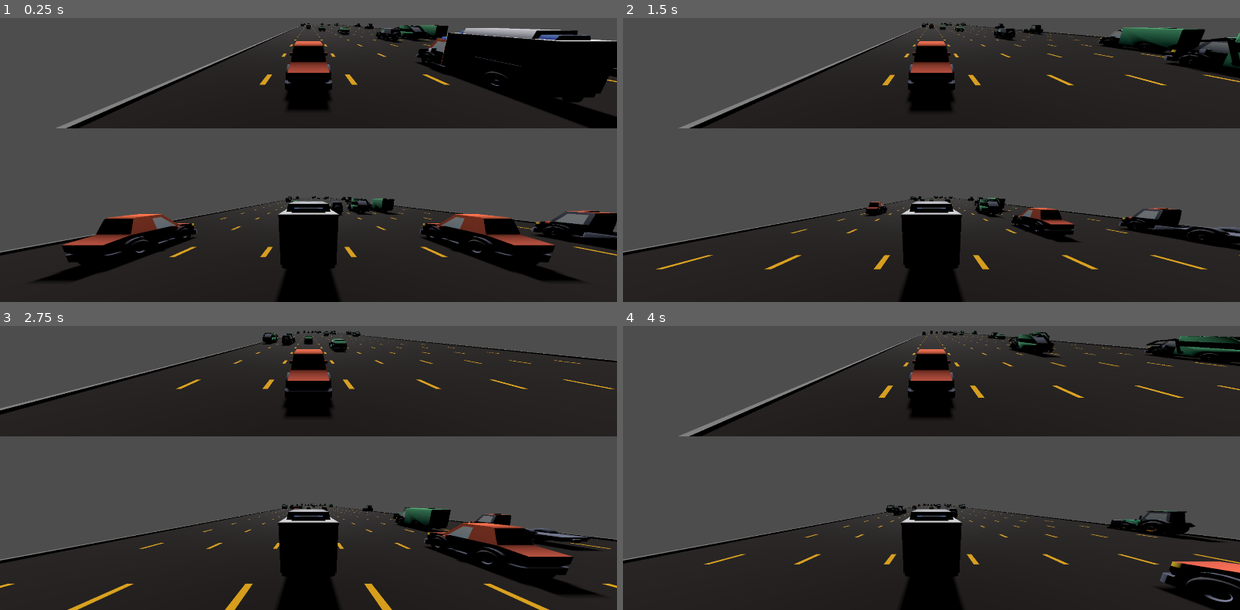
Above: before the commit, frames 1-4 (two rows, left to right).
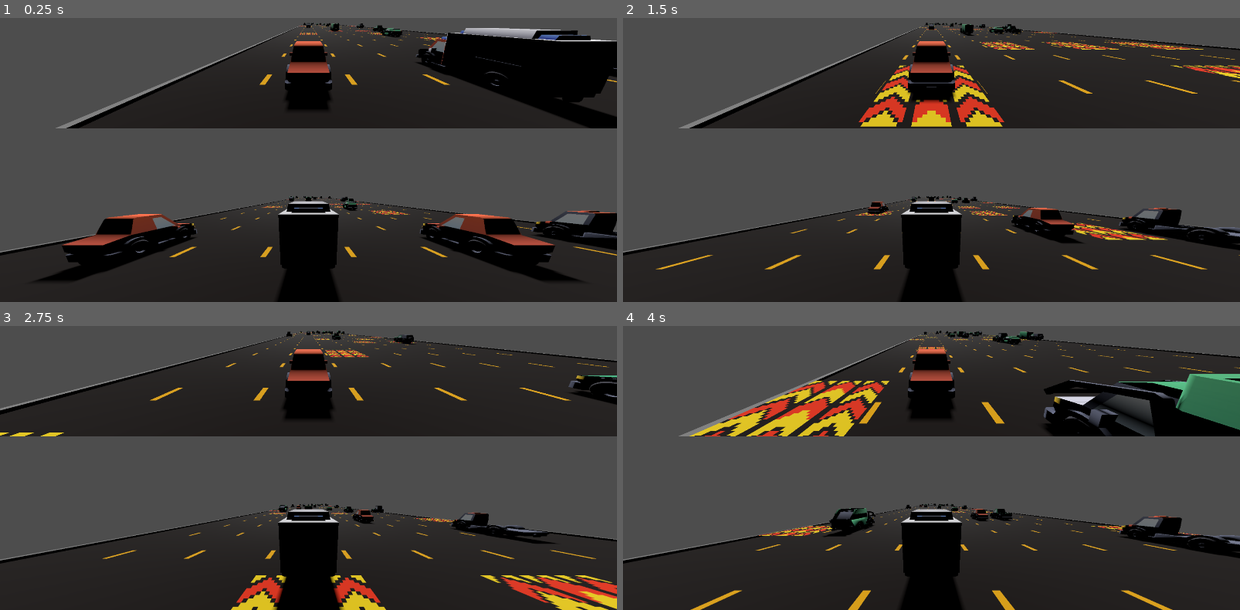
Above: after the commit, the same moments.

Repository: ethanbaedke/Race-Down-Roosevelt
Game: Godot game, scene res://game_manager.tscn
Same seed, same stepped clock (60 frames per second), same inputs: the game is played once before the commit and once after it.
Inputs:
- Up to frame 1 (0.25 s): no input
- Up to frame 2 (1.5 s): tap Enter at 0.5 s; hold D 0.53-1.28 s; tap C at 0.6 s; tap X at 0.8, 1.35 s; hold A from 1.28 s (still down)
- Up to frame 3 (2.75 s): tap C at 1.55, 2.1 s; release A at 2.03 s; hold D from 2.03 s (still down); tap X at 2.3 s
- Up to frame 4 (4 s): tap X at 2.85, 3.8 s; tap C at 3.05, 3.6 s; release D at 3.53 s; hold A from 3.53 s (still down)

The runs differ from the first frame. In frame 1, 1.2% of the frame differs, in the area x 42-73%, y 1-70%; in frame 2, 6.4%; in frame 3, 9.9%; in frame 4, 15%, in the area x 10-100%, y 1-100%.

Commit message:
Abstracted node pooling and added boost pads.

Diff:
--- /dev/null
+++ b/race-down-roosevelt/helpers/random_node_pool.gd
@@ -0,0 +1,78 @@
+class_name RandomNodePool extends Resource
+
+@export var entries:Array[RandomNodePoolEntry] = []
+@export var debug_name:String = "Unkown"
+
+# Holds arrays of recycled traffic vehicle instances. Each array is a different traffic vehicle node_ind and mimics the traffic vehicles array.
+var _pool:Array[Array] = []
+var _active_instances:Array[Node] = []
+var _active_instance_indices:Array[int] = []
+
+func initialize() -> void:
+
+	# Cleanup any existing data. Will only matter if pool is initialized more than once.
+	for n_list:Array[Node] in _pool:
+		for n:Node in n_list:
+			n.queue_free()
+	_pool.clear()
+	for n:Node in _active_instances:
+		n.queue_free()
+	_active_instances.clear()
+	_active_instance_indices.clear()
+
+	_pool.resize(entries.size())
+
+# Returns a random instantiated node from entries, and null if entries is empty or an unexpected error occurs.
+func get_node() -> Node:
+
+	if (_pool.size() != entries.size()):
+		RdrLogger.fatal(self, get_node.get_method() + " expects pool to have size equal to the entries array.")
+		return null
+
+	if (_pool.size() == 0):
+		RdrLogger.warn(self, "No packed scenes exist in the entries array. Returning null.")
+		return null
+
+	var total_weight:float = 0.0
+	for entry:RandomNodePoolEntry in entries:
+		total_weight += entry.weight
+	var rand_target:float = randf_range(0.0, total_weight)
+	var current:float = 0.0
+	var i:int = 0
+	while (i < entries.size() && current < rand_target):
+		current += entries[i].weight
+		i += 1
+	var node_ind:int = i - 1
+
+	# Pool is empty for this node_ind, create a new instance.
+	if (_pool[node_ind].size() == 0):
+		RdrLogger.log(self, "Creating new " + debug_name + " instance (total = " + str(_active_instances.size()) + ").")
+		var instance:Node = entries[node_ind].scene.instantiate()
+		_active_instances.append(instance)
+		_active_instance_indices.append(node_ind)
+		return instance
+	# Pool contains an entry for this traffic vehicle, remove and return it.
+	else:
+		RdrLogger.log(self, "Reusing " + debug_name + " instance from pool.")
+		var end_ind:int = _pool[node_ind].size() - 1
+		var instance:Node = _pool[node_ind][end_ind]
+		_active_instances.append(instance)
+		_active_instance_indices.append(node_ind)
+		_pool[node_ind].remove_at(end_ind)
+		return instance
+
+# Pass a function that takes in a node from the pool and returns a boolean representing whether or not it is ready to be cleaned up.
+func run_cleanup(is_ready_for_cleanup:Callable) -> void:
+
+	var i:int = 0
+	while (i < _active_instances.size()):
+		if (is_ready_for_cleanup.call(_active_instances[i])):
+			RdrLogger.log(self, "Recycling " + debug_name + " instance.")
+			var parent:Node = _active_instances[i].get_parent()
+			if (parent != null):
+				parent.remove_child(_active_instances[i])
+			_pool[_active_instance_indices[i]].append(_active_instances[i])
+			_active_instances.remove_at(i)
+			_active_instance_indices.remove_at(i)
+		else:
+			i += 1
--- a/race-down-roosevelt/helpers/weighted_table_entry.gd
+++ b/race-down-roosevelt/helpers/random_node_pool_entry.gd
@@ -1,4 +1,4 @@
-class_name WeightedTableEntry extends Resource
+class_name RandomNodePoolEntry extends Resource
 
 @export var scene:PackedScene = null
 @export var weight:int = 1
--- a/race-down-roosevelt/race/race.gd
+++ b/race-down-roosevelt/race/race.gd
@@ -14,6 +14,8 @@
 var _race_setup:bool = false
 
 var _racer_vehicles:Array[RacerVehicle] = []
+
+var _finish_line_placed:bool = false
 
 var _leaderboard_data:Array[RacerObject] = []
 
@@ -104,6 +106,7 @@
 		RdrLogger.log(self, "Position " + str(i + 1) + ": " + _leaderboard_data[i].name + ".")
 
 	_leaderboard.load_data(_leaderboard_data)
+
 	await get_tree().create_timer(LEADERBOARD_DISPLAY_TIME).timeout
 	ready_for_cleanup.emit()
 
@@ -116,15 +119,10 @@
 # Z-distance between road rows.
 const ROAD_ROW_SPACING:float = 3.0
 
-const TRAFFIC_VEHICLES:Array[PackedScene] = [
-	preload("res://vehicles/traffic_vehicles/delivery_truck.tscn"),
-	preload("res://vehicles/traffic_vehicles/garbage_truck.tscn"),
-	preload("res://vehicles/traffic_vehicles/hatchback.tscn"),
-	preload("res://vehicles/traffic_vehicles/pickup_truck.tscn"),
-	preload("res://vehicles/traffic_vehicles/suv.tscn"),
-	preload("res://vehicles/traffic_vehicles/tractor.tscn")
-]
 const TRAFFIC_SPAWN_COOLDOWN:int = 10
+
+@export var traffic_vehicle_pool:RandomNodePool = null
+@export var road_object_pool:RandomNodePool = null
 
 @onready var _road_parent:Node3D = $Road
 @onready var _traffic_parent:Node3D = $Traffic
@@ -134,17 +132,15 @@
 @onready var _road_right_barrier:MeshInstance3D = $Road/RightBarrier
 
 var traffic_spawn_chance:float = 0.1
+var road_object_spawn_chance:float = 0.5
 
 var _finish_line_scene:PackedScene = preload("res://road/road_row_finish_line.tscn")
 
 # Tracks how many road rows need to be placed before a lane is allowed to spawn another traffic vehicle.
 # Lanes with a value of 0 at their index are allowed to spawn a vehicle.
 var _traffic_spawn_cooldowns:Array[int] = []
-# Holds arrays of recycled traffic vehicle instances. Each array is a different traffic vehicle type and mimics the traffic vehicles array.
-var _traffic_vehicle_pool:Array[Array] = []
-var _active_traffic_vehicle_instances:Array[TrafficVehicle] = []
-var _active_traffic_vehicle_pool_indices:Array[int] = []
-var _can_spawn_traffic:bool = true
+# Ensure two road objects are not spawned back-to-back.
+var _road_object_spawned_last_row:bool = false
 
 # What z-coordinate the next road row should be spawned at.
 var _next_road_row_z:float = ROAD_ROW_SPACING
@@ -159,29 +155,48 @@
 	_next_road_row_z -= amount
 
 # Expects traffic spawn cooldowns array to have size equal to the number of lanes.
-func _place_traffic_row(z_pos:float) -> void:
-
-	if (!_can_spawn_traffic):
+func _handle_traffic_vehicle_placement(z_pos:float) -> void:
+
+	if (_finish_line_placed):
 		return
 	if (_traffic_spawn_cooldowns.size() != NUM_LANES):
-		RdrLogger.fatal(self, _place_traffic_row.get_method() + " expects traffic spawn cooldowns array to have size equal to number of lanes.")
+		RdrLogger.fatal(self, _handle_traffic_vehicle_placement.get_method() + " expects traffic spawn cooldowns array to have size equal to number of lanes.")
 
 	# Spawn traffic.
 	for i:int in range(NUM_LANES):
 		if (_traffic_spawn_cooldowns[i] == 0):
 			# Lane is off cooldown, roll to spawn.
 			if (randf_range(0.0, 1.0) <= traffic_spawn_chance):
-				var vehicle_ind:int = randi_range(0, TRAFFIC_VEHICLES.size() - 1)
-				var vehicle:TrafficVehicle = _get_traffic_vehicle_from_pool(vehicle_ind)
+				var vehicle:TrafficVehicle = traffic_vehicle_pool.get_node()
 				if (vehicle == null):
 					return
 				_traffic_spawn_cooldowns[i] = TRAFFIC_SPAWN_COOLDOWN
+				_traffic_parent.add_child(vehicle)
 				vehicle.position.x = ((NUM_LANES - 1 - i) * LANE_SPACING) - (NUM_LANES * LANE_SPACING * 0.5) + (LANE_SPACING * 0.5)
 				vehicle.position.z = z_pos
 				vehicle.enable_vehicle()
 		else:
 			# Lane is on cooldown, decrement.
 			_traffic_spawn_cooldowns[i] -= 1
+
+func _handle_road_object_placement(z_pos:float) -> void:
+
+	if (_finish_line_placed):
+		return
+
+	if (_road_object_spawned_last_row):
+		_road_object_spawned_last_row = false
+		return
+
+	if (randf_range(0.0, 1.0) > road_object_spawn_chance):
+		return
+
+	var obj:Node3D = road_object_pool.get_node()
+	if (obj == null):
+		return
+	_road_parent.add_child(obj)
+	obj.position.z = z_pos
+	_road_object_spawned_last_row = true
 
 # Preferably, amount is a multiple of the road row spacing to avoid partial rows.
 # Extends in the +z direction (adds road to the front).
@@ -213,35 +228,6 @@
 	var right_barrier_mesh:BoxMesh = _road_right_barrier.mesh
 	right_barrier_mesh.size.z -= amount
 
-# Expects traffic vehicle pool to have size equal to the traffic vehicle array.
-func _get_traffic_vehicle_from_pool(index:int) -> TrafficVehicle:
-
-	if (_traffic_vehicle_pool.size() != TRAFFIC_VEHICLES.size()):
-		RdrLogger.fatal(self, _get_traffic_vehicle_from_pool.get_method() + " expects traffic vehicle pool to have size equal to the traffic vehicle array.")
-		return null
-
-	if (index < 0 || index >= _traffic_vehicle_pool.size()):
-		RdrLogger.error(self, "Attempting to grab instance from traffic vehicle pool, but index " + str(index) + " is outside the range of the pool.")
-		return null
-
-	# Pool is empty for this traffic vehicle type, create a new instance.
-	if (_traffic_vehicle_pool[index].size() == 0):
-		RdrLogger.log(self, "Creating new traffic vehicle instance (total = " + str(_active_traffic_vehicle_instances.size()) + ").")
-		var instance:TrafficVehicle = TRAFFIC_VEHICLES[index].instantiate()
-		_active_traffic_vehicle_instances.append(instance)
-		_active_traffic_vehicle_pool_indices.append(index)
-		_traffic_parent.add_child(instance)
-		return instance
-	# Pool contains an entry for this traffic vehicle, remove and return it.
-	else:
-		RdrLogger.log(self, "Reusing traffic vehicle instance from pool.")
-		var end_ind:int = _traffic_vehicle_pool[index].size() - 1
-		var instance:TrafficVehicle = _traffic_vehicle_pool[index][end_ind]
-		_active_traffic_vehicle_instances.append(instance)
-		_active_traffic_vehicle_pool_indices.append(index)
-		_traffic_vehicle_pool[index].remove_at(end_ind)
-		return instance
-
 func _handle_road_placement() -> void:
 
 	var order:Array[RacerVehicle] = get_racer_order()
@@ -251,14 +237,13 @@
 	while (_next_road_row_z - first_place_z < ROAD_PLACE_DIST):
 		if (_road_rows_placed != RACE_LENGTH):
 			_extend_road(ROAD_ROW_SPACING)
-			_place_traffic_row(_next_road_row_z)
+			_handle_traffic_vehicle_placement(_next_road_row_z)
+			_handle_road_object_placement(_next_road_row_z)
 			_next_road_row_z += ROAD_ROW_SPACING
 			_road_rows_placed += 1
 		else:
 			_extend_road(ROAD_ROW_SPACING)
 			_place_finish_line()
-			# Do not spawn traffic beyond the finish line.
-			_can_spawn_traffic = false
 			_road_rows_placed += 1
 
 func _place_finish_line() -> void:
@@ -269,9 +254,11 @@
 	finish.position.z = _next_road_row_z
 
 	# Disable any traffic vehicles beyond the finish line when it spawns.
-	for vehicle:TrafficVehicle in _active_traffic_vehicle_instances:
-		if (vehicle.global_position.z > finish.global_position.z):
-			vehicle.disable_vehicle()
+	traffic_vehicle_pool.run_cleanup(func (n:Node3D) -> bool:
+		return n.global_position.z > finish.global_position.z
+	)
+
+	_finish_line_placed = true
 
 func _handle_cleanup() -> void:
 
@@ -288,19 +275,18 @@
 	# This isn't necessary, but I would prefer the road to never have a partial row.
 	var num_rows_to_shrink:int = (to_shrink / ROAD_ROW_SPACING) as int
 	var to_shrink_final:float = num_rows_to_shrink * ROAD_ROW_SPACING
+	print(to_shrink_final)
 	_shrink_road(to_shrink_final)
 
-	# Pool traffic.
-	var i:int = 0
-	while (i < _active_traffic_vehicle_instances.size()):
-		if (_active_traffic_vehicle_instances[i].position.z < cleanup_z):
-			RdrLogger.log(self, "Recycling traffic vehicle instance.")
-			_active_traffic_vehicle_instances[i].disable_vehicle()
-			_traffic_vehicle_pool[_active_traffic_vehicle_pool_indices[i]].append(_active_traffic_vehicle_instances[i])
-			_active_traffic_vehicle_instances.remove_at(i)
-			_active_traffic_vehicle_pool_indices.remove_at(i)
-		else:
-			i += 1
+	# Cleanup traffic vehicles.
+	traffic_vehicle_pool.run_cleanup(func (n:Node3D) -> bool:
+		return n.position.z < cleanup_z
+	)
+
+	# Cleanup road objects.
+	road_object_pool.run_cleanup(func (n:Node3D) -> bool:
+		return n.position.z < cleanup_z
+	)
 
 #endregion
 
@@ -344,8 +330,16 @@
 
 	RdrLogger.log(self, "Setting up race.")
 
+	if (traffic_vehicle_pool == null):
+		RdrLogger.warn(self, "Traffic vehicle pool is empty. Creating new instance.")
+		traffic_vehicle_pool = RandomNodePool.new()
+	traffic_vehicle_pool.initialize()
+	if (road_object_pool == null):
+		RdrLogger.warn(self, "Road object pool is empty. Creating new instance.")
+		road_object_pool = RandomNodePool.new()
+	road_object_pool.initialize()
+
 	_traffic_spawn_cooldowns.resize(NUM_LANES)
-	_traffic_vehicle_pool.resize(TRAFFIC_VEHICLES.size())
 
 	# TODO: Reset asphalt/barrier mesh and material properties here.
 
--- a/race-down-roosevelt/race/race.tscn
+++ b/race-down-roosevelt/race/race.tscn
@@ -1,10 +1,66 @@
 [gd_scene format=3 uid="uid://d381mmv3sxx7j"]
 
 [ext_resource type="Script" uid="uid://c4j85t8xu0nvo" path="res://race/race.gd" id="1_6dlvr"]
+[ext_resource type="Script" uid="uid://clyn63xl4tio5" path="res://helpers/random_node_pool_entry.gd" id="2_c8320"]
+[ext_resource type="PackedScene" uid="uid://b4g8quj8iukwa" path="res://vehicles/traffic_vehicles/delivery_truck.tscn" id="3_c8320"]
+[ext_resource type="Script" uid="uid://bonfni7lag8hs" path="res://helpers/random_node_pool.gd" id="4_01boi"]
+[ext_resource type="PackedScene" uid="uid://dfvhq5srp11if" path="res://vehicles/traffic_vehicles/garbage_truck.tscn" id="4_cyu3u"]
 [ext_resource type="Texture2D" uid="uid://bphsvdqsicl7h" path="res://road/road_straight.png" id="4_iqn4a"]
+[ext_resource type="PackedScene" uid="uid://8t5pwnixghwp" path="res://road/boost_pad_row.tscn" id="5_g0dry"]
+[ext_resource type="PackedScene" uid="uid://cke0aayvgrwgx" path="res://vehicles/traffic_vehicles/hatchback.tscn" id="5_g7srd"]
 [ext_resource type="Script" uid="uid://dp5p80aakxu84" path="res://race/racer_object.gd" id="6_g1gks"]
+[ext_resource type="PackedScene" uid="uid://cl383nkr52efo" path="res://vehicles/traffic_vehicles/pickup_truck.tscn" id="6_xiy3d"]
 [ext_resource type="Script" uid="uid://c8hh1wvayq5by" path="res://race/race_parameters.gd" id="7_c8320"]
+[ext_resource type="PackedScene" uid="uid://cc26mgstv85qb" path="res://vehicles/traffic_vehicles/suv.tscn" id="7_ru474"]
 [ext_resource type="Script" uid="uid://7psf6ks7j2k4" path="res://race/scoreboard.gd" id="8_c8320"]
+[ext_resource type="PackedScene" uid="uid://ky3hthej5g56" path="res://vehicles/traffic_vehicles/tractor.tscn" id="8_xt8ap"]
+
+[sub_resource type="Resource" id="Resource_0lns8"]
+script = ExtResource("2_c8320")
+scene = ExtResource("3_c8320")
+metadata/_custom_type_script = "uid://clyn63xl4tio5"
+
+[sub_resource type="Resource" id="Resource_yiuc0"]
+script = ExtResource("2_c8320")
+scene = ExtResource("4_cyu3u")
+metadata/_custom_type_script = "uid://clyn63xl4tio5"
+
+[sub_resource type="Resource" id="Resource_klqtr"]
+script = ExtResource("2_c8320")
+scene = ExtResource("5_g7srd")
+metadata/_custom_type_script = "uid://clyn63xl4tio5"
+
+[sub_resource type="Resource" id="Resource_g63gw"]
+script = ExtResource("2_c8320")
+scene = ExtResource("6_xiy3d")
+metadata/_custom_type_script = "uid://clyn63xl4tio5"
+
+[sub_resource type="Resource" id="Resource_mudrt"]
+script = ExtResource("2_c8320")
+scene = ExtResource("7_ru474")
+metadata/_custom_type_script = "uid://clyn63xl4tio5"
+
+[sub_resource type="Resource" id="Resource_yqwes"]
+script = ExtResource("2_c8320")
+scene = ExtResource("8_xt8ap")
+metadata/_custom_type_script = "uid://clyn63xl4tio5"
+
+[sub_resource type="Resource" id="Resource_cyu3u"]
+script = ExtResource("4_01boi")
+entries = Array[ExtResource("2_c8320")]([SubResource("Resource_0lns8"), SubResource("Resource_yiuc0"), SubResource("Resource_klqtr"), SubResource("Resource_g63gw"), SubResource("Resource_mudrt"), SubResource("Resource_yqwes")])
+debug_name = "Traffic Vehicle"
+metadata/_custom_type_script = "uid://bonfni7lag8hs"
+
+[sub_resource type="Resource" id="Resource_g7srd"]
+script = ExtResource("2_c8320")
+scene = ExtResource("5_g0dry")
+metadata/_custom_type_script = "uid://clyn63xl4tio5"
+
+[sub_resource type="Resource" id="Resource_xiy3d"]
+script = ExtResource("4_01boi")
+entries = Array[ExtResource("2_c8320")]([SubResource("Resource_g7srd")])
+debug_name = "Road Object"
+metadata/_custom_type_script = "uid://bonfni7lag8hs"
 
 [sub_resource type="Resource" id="Resource_g1gks"]
 script = ExtResource("6_g1gks")
@@ -50,6 +106,8 @@
 
 [node name="Race" type="Node3D" unique_id=1363738947]
 script = ExtResource("1_6dlvr")
+traffic_vehicle_pool = SubResource("Resource_cyu3u")
+road_object_pool = SubResource("Resource_xiy3d")
 race_parameters = SubResource("Resource_vhq2c")
 
 [node name="DirectionalLight3D" type="DirectionalLight3D" parent="." unique_id=327752361]
@@ -121,7 +179,7 @@
 
 [node name="SubViewport" type="SubViewport" parent="ViewportSetup2p/SplitContainer/P1SubViewportContainer" unique_id=1124966520]
 handle_input_locally = false
-size = Vector2i(1920, 540)
+size = Vector2i(2, 2)
 render_target_update_mode = 0
 
 [node name="P1Cam2p" type="Camera3D" parent="ViewportSetup2p/SplitContainer/P1SubViewportContainer/SubViewport" unique_id=1614703854]
@@ -133,7 +191,7 @@
 
 [node name="SubViewport" type="SubViewport" parent="ViewportSetup2p/SplitContainer/P2SubViewportContainer" unique_id=2138917841]
 handle_input_locally = false
-size = Vector2i(1920, 540)
+size = Vector2i(2, 2)
 render_target_update_mode = 0
 
 [node name="P2Cam2p" type="Camera3D" parent="ViewportSetup2p/SplitContainer/P2SubViewportContainer/SubViewport" unique_id=950310841]
--- /dev/null
+++ b/race-down-roosevelt/road/boost_pad.gd
@@ -0,0 +1,13 @@
+class_name BoostPad extends Node3D
+
+@onready var _collision_area:Area3D = $Area3D
+
+func _ready() -> void:
+
+	_collision_area.area_entered.connect(_on_collision_area_entered)
+
+func _on_collision_area_entered(area:Area3D) -> void:
+
+	var parent:Node3D = area.get_parent()
+	if (parent is RacerVehicle):
+		parent.boost()
--- /dev/null
+++ b/race-down-roosevelt/road/boost_pad.tscn
@@ -0,0 +1,29 @@
+[gd_scene format=3 uid="uid://c527cu4sul3wh"]
+
+[ext_resource type="Script" uid="uid://dm4qerk42yu7v" path="res://road/boost_pad.gd" id="1_fcabv"]
+[ext_resource type="Texture2D" uid="uid://c05vxg83j4srj" path="res://road/boost_pad.png" id="2_7ko8f"]
+
+[sub_resource type="StandardMaterial3D" id="StandardMaterial3D_fcabv"]
+albedo_texture = ExtResource("2_7ko8f")
+texture_filter = 0
+
+[sub_resource type="PlaneMesh" id="PlaneMesh_j4v03"]
+material = SubResource("StandardMaterial3D_fcabv")
+size = Vector2(3, 3)
+
+[sub_resource type="BoxShape3D" id="BoxShape3D_7ko8f"]
+size = Vector3(3, 1, 1)
+
+[node name="BoostPad" type="Node3D" unique_id=1719974145]
+script = ExtResource("1_fcabv")
+
+[node name="MeshInstance3D" type="MeshInstance3D" parent="." unique_id=1351401689]
+transform = Transform3D(-1, 0, -8.742278e-08, 0, 1, 0, 8.742278e-08, 0, -1, 0, 0.1, 0)
+mesh = SubResource("PlaneMesh_j4v03")
+
+[node name="Area3D" type="Area3D" parent="." unique_id=2097566960]
+transform = Transform3D(1, 0, 0, 0, 1, 0, 0, 0, 1, 0, 0.5, 0)
+collision_layer = 2
+
+[node name="CollisionShape3D" type="CollisionShape3D" parent="Area3D" unique_id=492959981]
+shape = SubResource("BoxShape3D_7ko8f")
--- /dev/null
+++ b/race-down-roosevelt/road/boost_pad_row.gd
@@ -0,0 +1,17 @@
+class_name BoostPadRow extends Node3D
+
+const BOOST_PAD_SPAWN_CHANCE:float = 0.25
+
+@onready var _boost_pad_scene:PackedScene = preload("res://road/boost_pad.tscn")
+
+func _ready() -> void:
+
+	var i:int = -4
+	while (i <= 4):
+		if (randf_range(0.0, 1.0) < BOOST_PAD_SPAWN_CHANCE):
+			var pad:BoostPad = _boost_pad_scene.instantiate()
+			self.add_child(pad)
+			pad.position.x = i * 3
+			# Do not spawn pads next to each other.
+			i += 1
+		i += 1
--- /dev/null
+++ b/race-down-roosevelt/road/boost_pad_row.tscn
@@ -0,0 +1,6 @@
+[gd_scene format=3 uid="uid://8t5pwnixghwp"]
+
+[ext_resource type="Script" uid="uid://jdvpsbssyamm" path="res://road/boost_pad_row.gd" id="1_q36fp"]
+
+[node name="BoostPadRow" type="Node3D" unique_id=1690735168]
+script = ExtResource("1_q36fp")
--- a/race-down-roosevelt/vehicles/racer_vehicles/racer_vehicle.gd
+++ b/race-down-roosevelt/vehicles/racer_vehicles/racer_vehicle.gd
@@ -27,8 +27,7 @@
 var speed:float = 0
 var input_enabled:bool = false
 
-# Just does a boost for now.
-func use_powerup() -> void:
+func boost() -> void:
 
 	speed += 5.0
 
@@ -91,7 +90,7 @@
 	# Using identity here since the shape shouldn't ever be rotated anyways.
 	# If the shape ends up being rotated, this may need to be changed.
 	shape_params.transform = Transform3D(Basis.IDENTITY, world_pos)
-	shape_params.collision_mask = _collision_area.collision_mask
+	shape_params.collision_mask = 1
 	shape_params.collide_with_areas = true
 	shape_params.collide_with_bodies = false
 	shape_params.exclude = [_collision_area.get_rid()]
@@ -204,7 +203,7 @@
 				_powerup_key_active = false
 			elif (!_powerup_key_active):
 				_powerup_key_active = true
-				use_powerup()
+				boost()
 
 
 	elif (event.device != racer.device_index):
@@ -228,4 +227,4 @@
 				_powerup_button_active = false
 			elif (!_powerup_button_active):
 				_powerup_button_active = true
-				use_powerup()
+				boost()
Not shown, added: race-down-roosevelt/helpers/random_node_pool.gd.uid
Renamed: race-down-roosevelt/helpers/weighted_table_entry.gd.uid -> race-down-roosevelt/helpers/random_node_pool_entry.gd.uid
Not shown, added: race-down-roosevelt/road/boost_pad.gd.uid
Binary file added: race-down-roosevelt/road/boost_pad.png
Not shown, added: race-down-roosevelt/road/boost_pad.png.import
Not shown, added: race-down-roosevelt/road/boost_pad_row.gd.uid
